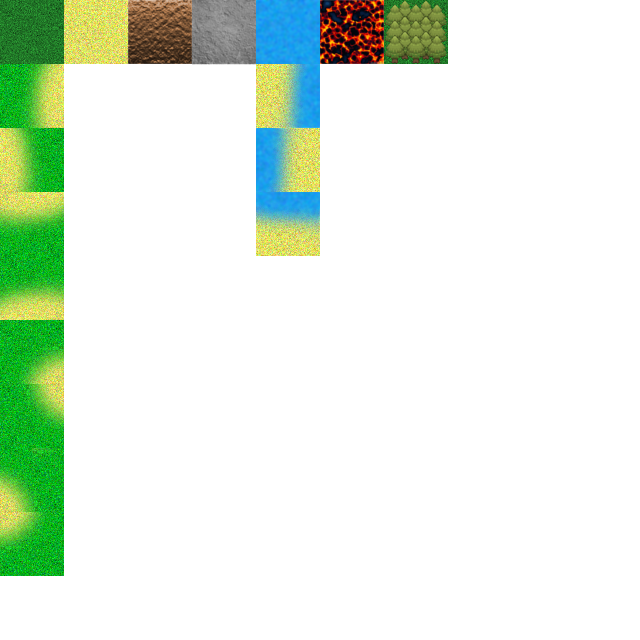
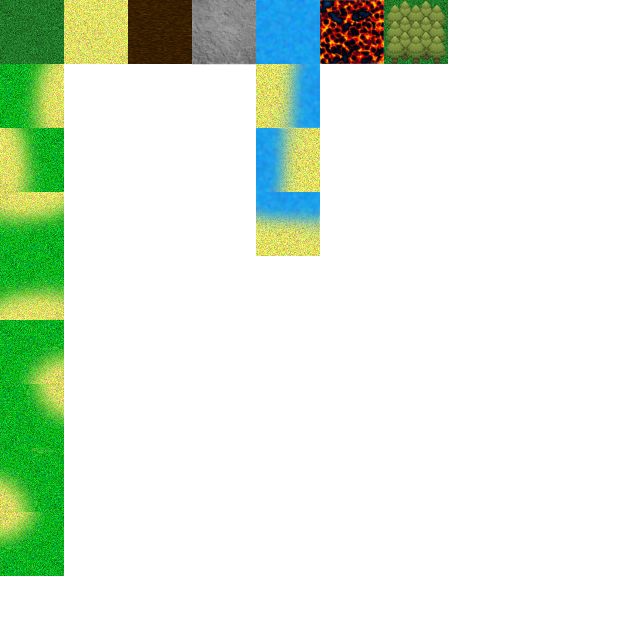
Layer changes from the first w=640, h=640 image to the second:
painted on "mud" over [128, 0, 192, 64]
